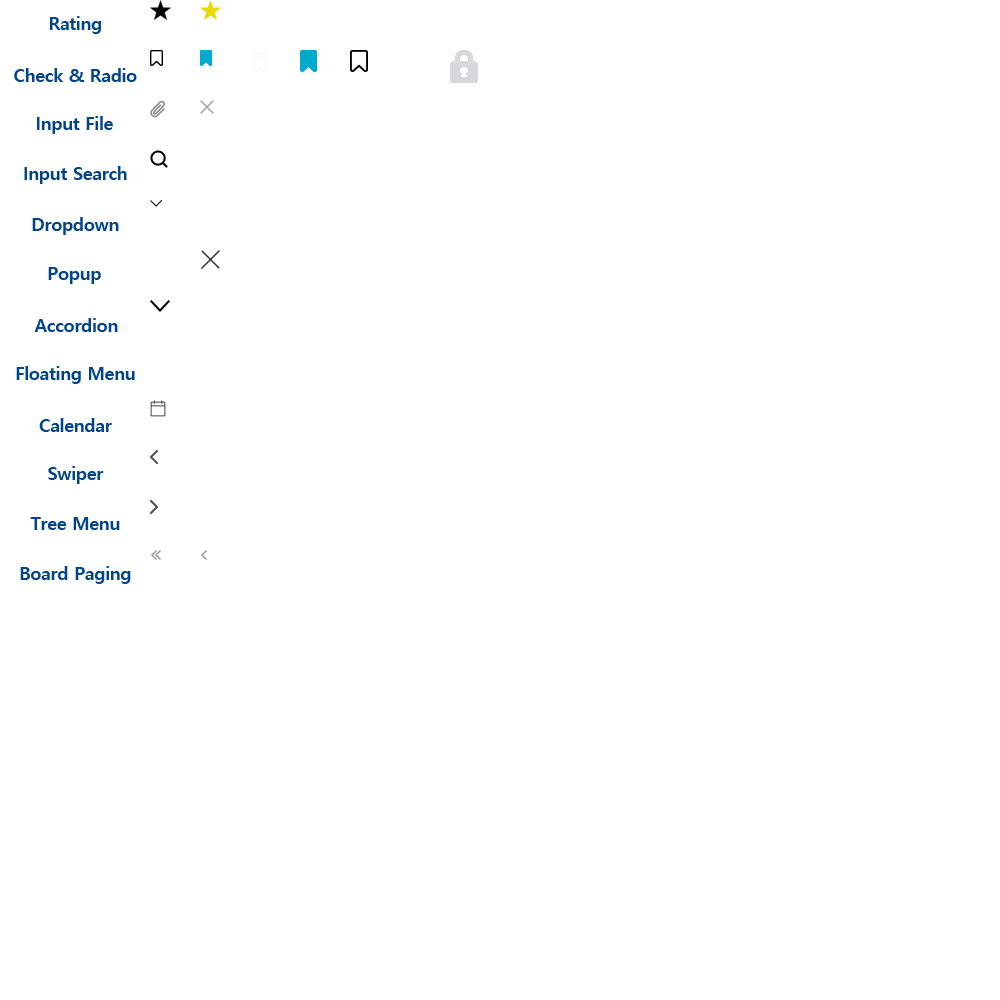
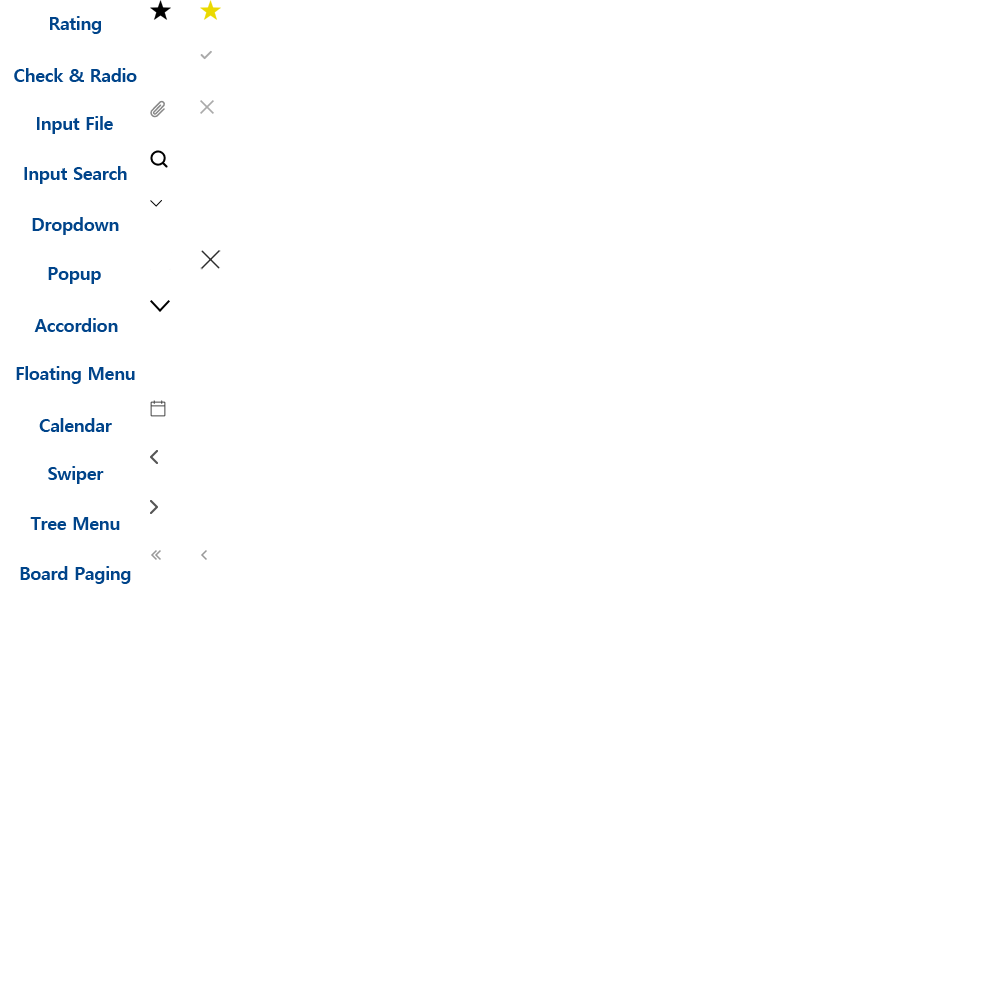
The second (1000, 1000) image is a revision of the first. Changes to its layers:
removed layer "레이어 23" from group "Check & Radio" over [450, 50, 478, 83]
removed layer "레이어 19" from group "Check & Radio" over [350, 50, 368, 72]
removed layer "레이어 18" from group "Check & Radio" over [300, 50, 320, 75]
removed layer "레이어 17" from group "Check & Radio" over [251, 52, 269, 74]
renamed "레이어 16" to "레이어 75 복사", painted on it over [200, 50, 213, 66]
renamed "레이어 15" to "레이어 3", painted on it over [150, 50, 163, 66]
